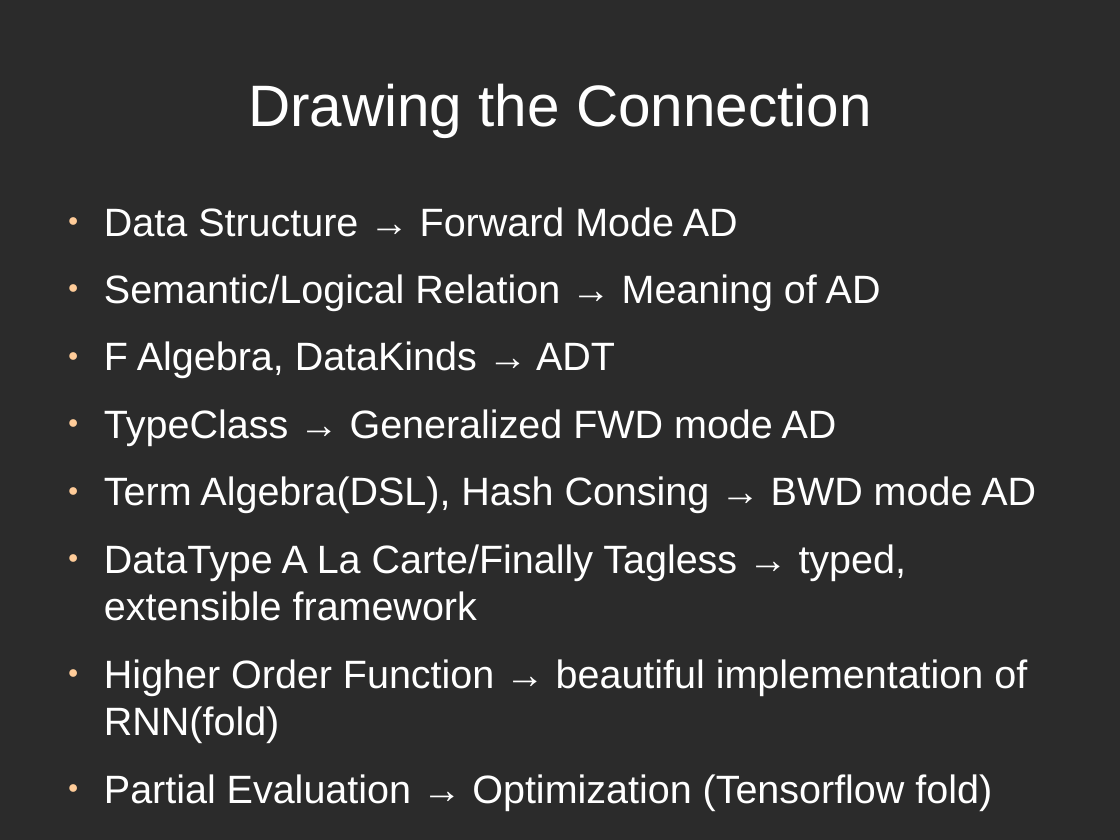
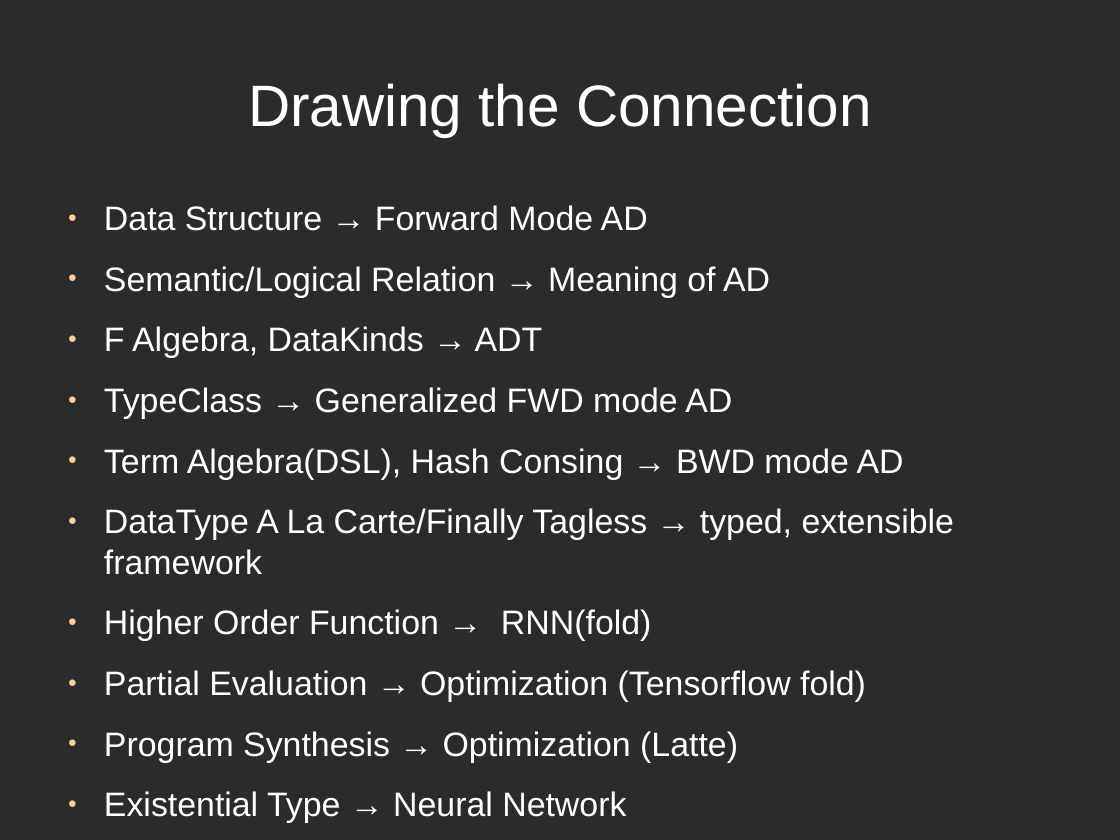
Before and after one commit to ThoughtWorksInc/DeepDarkFantasy, a slide deck: slide 30 of Talk.odp. Drawn at 1120x840 pixels with LibreOffice and Linux fonts; fonts in the diff are those of the drawing; background and template pictures are left out; a plain dark background stands for a picture behind light text. Boxes give left, top, right and bottom in pixels: in the first picture for what was removed or moved away, otherwise in the second. Text is boxed around its words. In the diff, an @@ line names an element or a change of style, - is before the commit and + after.

```diff
--- a/Talk.odp
+++ b/Talk.odp
@@ text at [104,205,954,702]: size 28 to 24 pt in "Data Structure → Forward Mode AD", "Semantic/Logical Relation → Meaning of AD", "F Algebra, DataKinds → ADT", "TypeClass → Generalized FWD mode AD" and 3 more places @@
@@ text at [104,609,652,641]: text changed; size 28 to 24 pt @@
-● Higher Order Function → beautiful implementation of RNN(fold)
+● Higher Order Function → RNN(fold)
@@ text at [104,731,738,823]: paragraphs added @@
+● Program Synthesis → Optimization (Latte)
+● Existential Type → Neural Network
```
Also in this commit, not shown: 17 other slides changed, 1 slide added, 1 slide removed.
